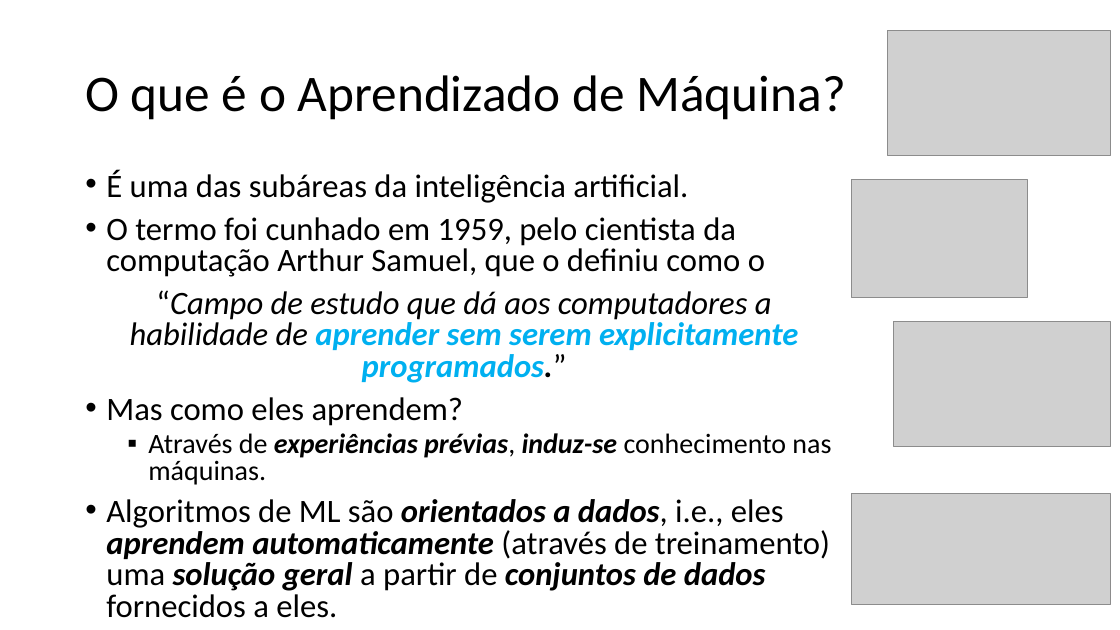
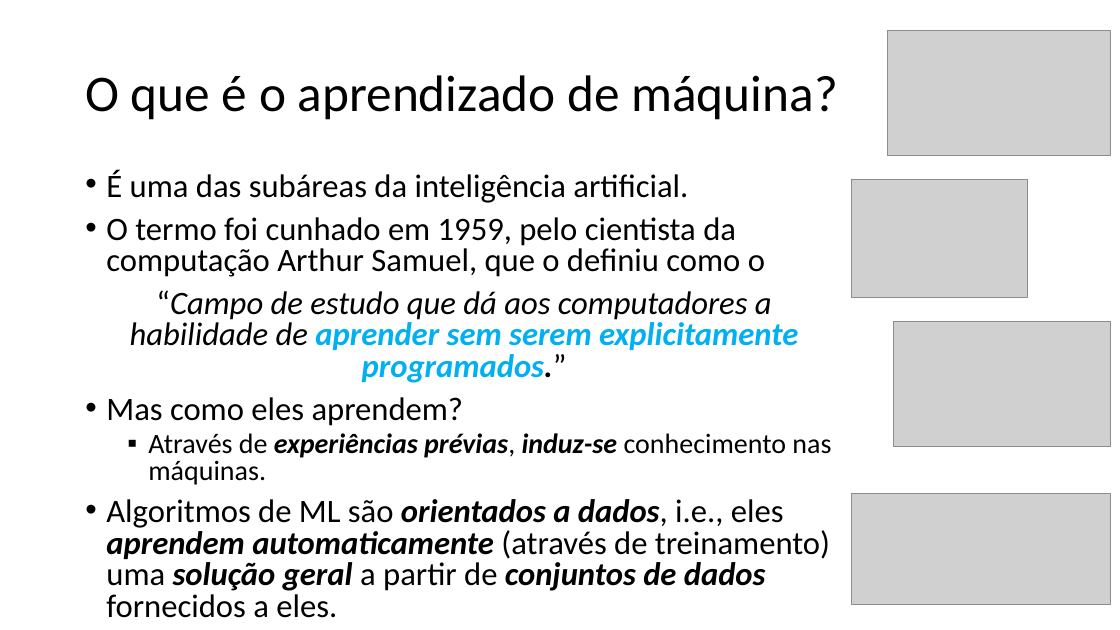
Before and after one commit to zz4fap/tp557-iot-ml, a slide deck: slide 3 of slides/TP557_4_O_Paradigma_do_Machine_Learning.pptx. Drawn at 1120x630 pixels with LibreOffice and Linux fonts; fonts in the diff are those of the drawing; grey boxes stand for pictures. Boxes give left, top, right and bottom in pixels: in the first picture for what was removed or moved away, otherwise in the second. Text is boxed around its words. In the diff, an @@ line names an element or a change of style, - is before the commit and + after.

```diff
--- a/slides/TP557_4_O_Paradigma_do_Machine_Learning.pptx
+++ b/slides/TP557_4_O_Paradigma_do_Machine_Learning.pptx
@@ title at (x1=85, y1=75, x2=837, y2=120): text changed @@
-O que é o Aprendizado de Máquina?
+O que é o aprendizado de máquina?
```
Also in this commit, not shown: 7 other slides changed, 1 slide added.
